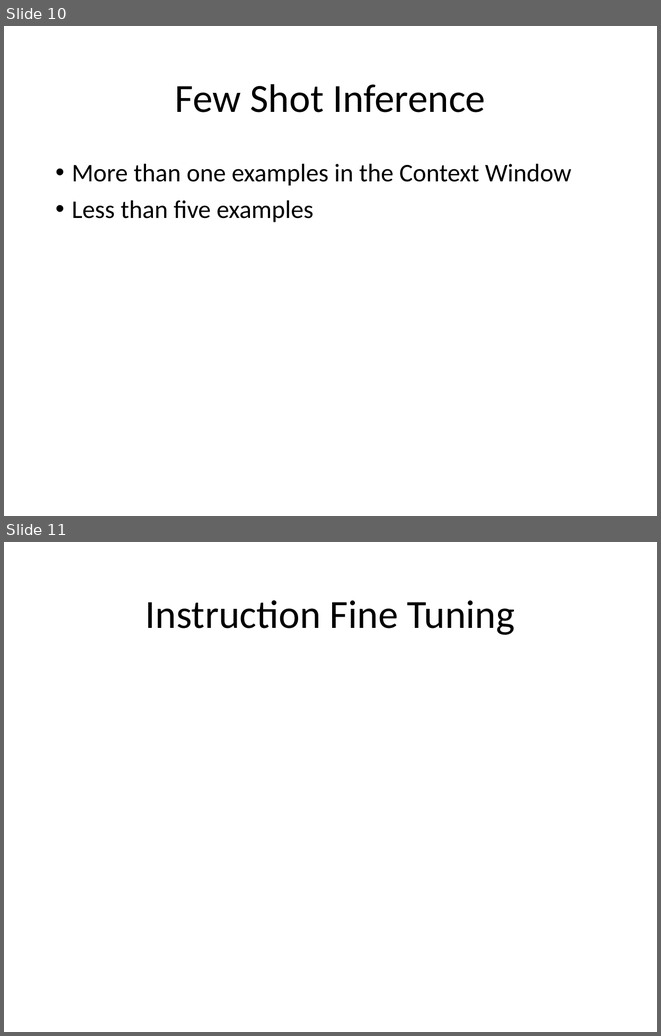
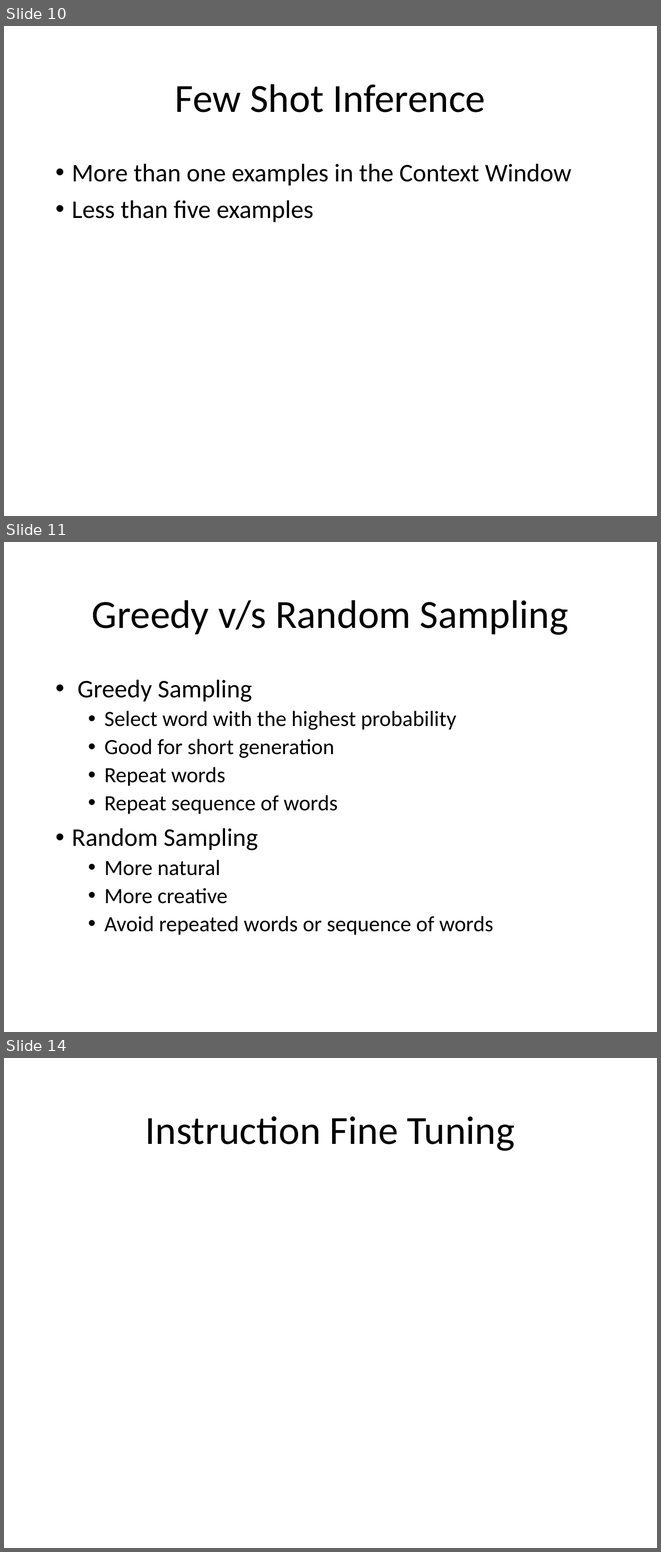
Before and after one commit to look4pritam/LargeLanguageModels, a slide deck: Presentations/LargeLanguageModels.pptx. Shown one above the other, each under a label of ours: slides 10 and 11 before the commit, slides 10, 11 and 14 after it; the slides between them are not shown. The pictures are 661x1036 and 661x1552 pixels, drawn with LibreOffice and Linux fonts; fonts in the diff are those of the drawing. Boxes give left, top, right and bottom in pixels: in the first picture for what was removed or moved away, otherwise in the second. Text is boxed around its words. In the diff, an @@ line names an element or a change of style, - is before the commit and + after.

```diff
--- a/Presentations/LargeLanguageModels.pptx
+++ b/Presentations/LargeLanguageModels.pptx
@@ slide 11 added at box(4, 542, 657, 1032), background #FFFFFF @@
@@ title added at box(92, 600, 568, 635), 44 pt, text #000000 @@
+Greedy v/s Random Sampling
@@ text added at box(72, 679, 493, 935), 24 pt, text #000000 @@
+• Greedy Sampling
+  • Select word with the highest probability
+  • Good for short generation
+  • Repeat words
+  • Repeat sequence of words
+• Random Sampling
+  • More natural
+  • More creative
+  • Avoid repeated words or sequence of words
@@ what was slide 11 is now slide 14 @@
```
Also in this commit, not shown: 2 other slides added.
